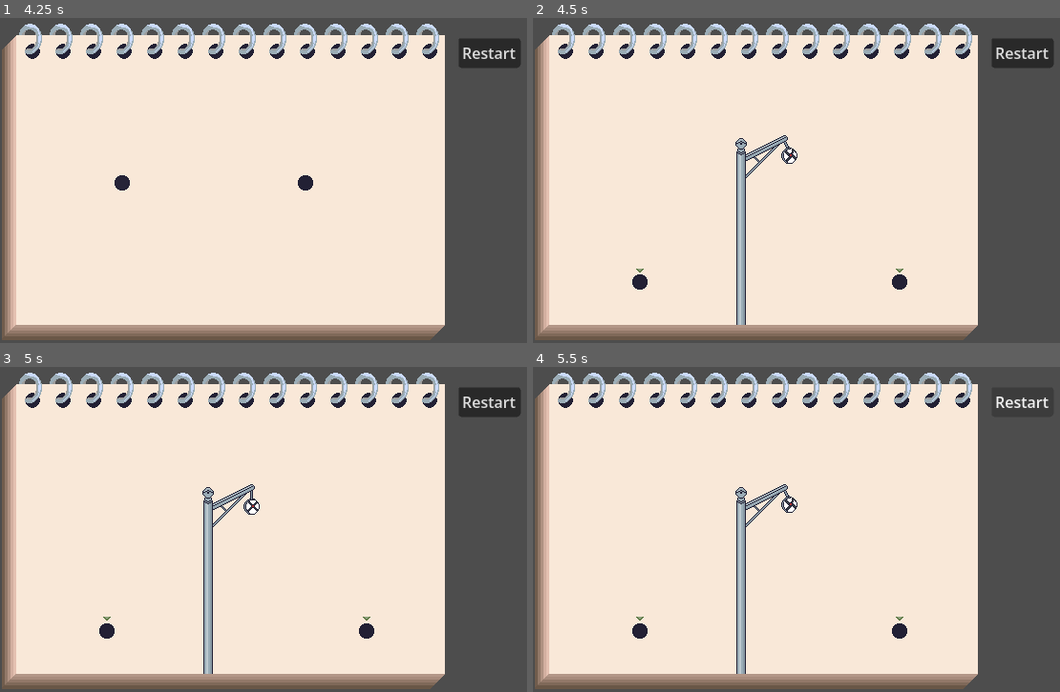
Above: before the commit, frames 1-4 (two rows, left to right).
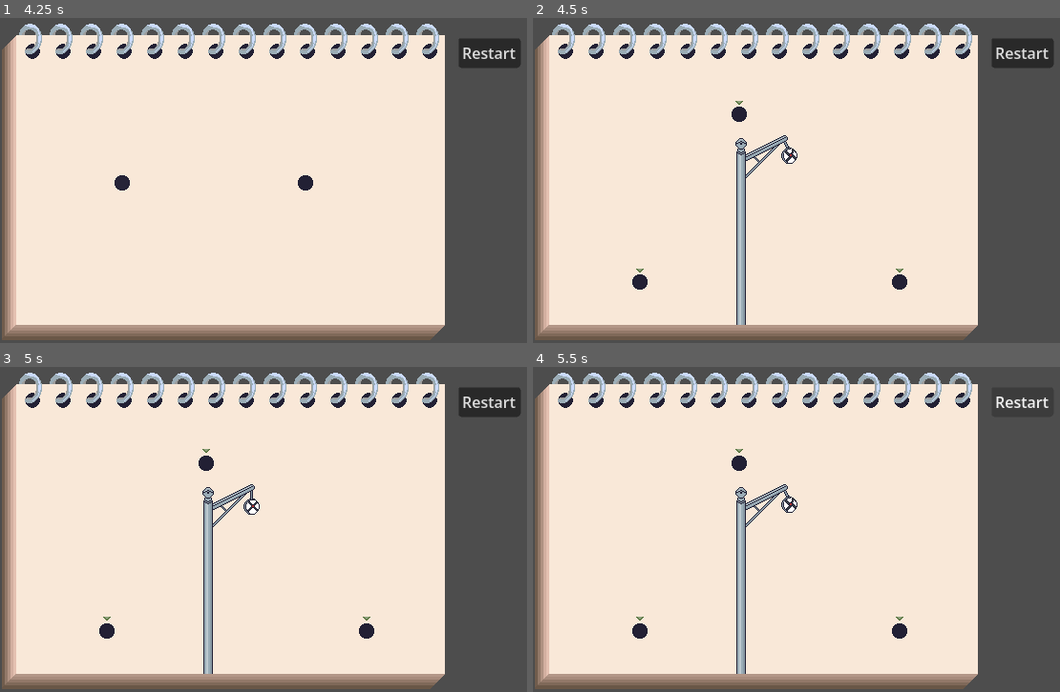
Above: after the commit, the same moments.

Repository: crookedneighbor/drawing-connection
Game: Godot game, scene res://levels/intro/intro.tscn
Two runs of this game, one before a commit and one after it. Both use one fixed random seed, a clock stepped at 60 frames per second and the inputs below.
Inputs (mouse positions are in pixels of both pictures, inside the frame that each line leads up to):
- Up to frame 1 (4.25 s): click "Restart" at 0.5 s; click "Restart" at 1.25 s; click "Restart" at 2 s; tap Enter at 2.75 s; move the mouse to (231, 193) at 2.77 s; click (231, 193) at 2.92 s; move the mouse to (305, 183) at 3.52 s; click (305, 183) at 3.67 s
- Up to frame 2 (4.5 s): move the mouse to (654, 183) at 4.27 s; click (654, 183) at 4.42 s
- Up to frame 3 (5 s): no input
- Up to frame 4 (5.5 s): click "Restart" at 5 s

Frame 1 is identical in both runs. In frame 2, 0.1% of the frame differs, in the area x 37-41%, y 25-32%; in frame 3, 0.1%; in frame 4, 0.1%.

Commit message:
feat: add 3rd connection dot for wigwag

Diff:
--- a/levels/intro_wigwag/intro_wigwag.tscn
+++ b/levels/intro_wigwag/intro_wigwag.tscn
@@ -13,5 +13,11 @@
 [node name="ConnectorDot" parent="ConnectorDotManager" parent_id_path=PackedInt32Array(236887033) index="1" unique_id=1098369469 instance=ExtResource("2_egq6e")]
 position = Vector2(384, 296)
 
+[node name="ConnectorDot3" parent="ConnectorDotManager" parent_id_path=PackedInt32Array(236887033) index="2" unique_id=1989905885 instance=ExtResource("2_egq6e")]
+position = Vector2(216, 120)
+
 [node name="Wigwag" parent="." index="4" unique_id=1245013287 instance=ExtResource("2_cewn3")]
 position = Vector2(248, 341)
+
+[connection signal="enter_drawable_area" from="Pad" to="Pencil" method="enter_drawable_area"]
+[connection signal="exit_drawable_area" from="Pad" to="Pencil" method="exit_drawable_area"]
